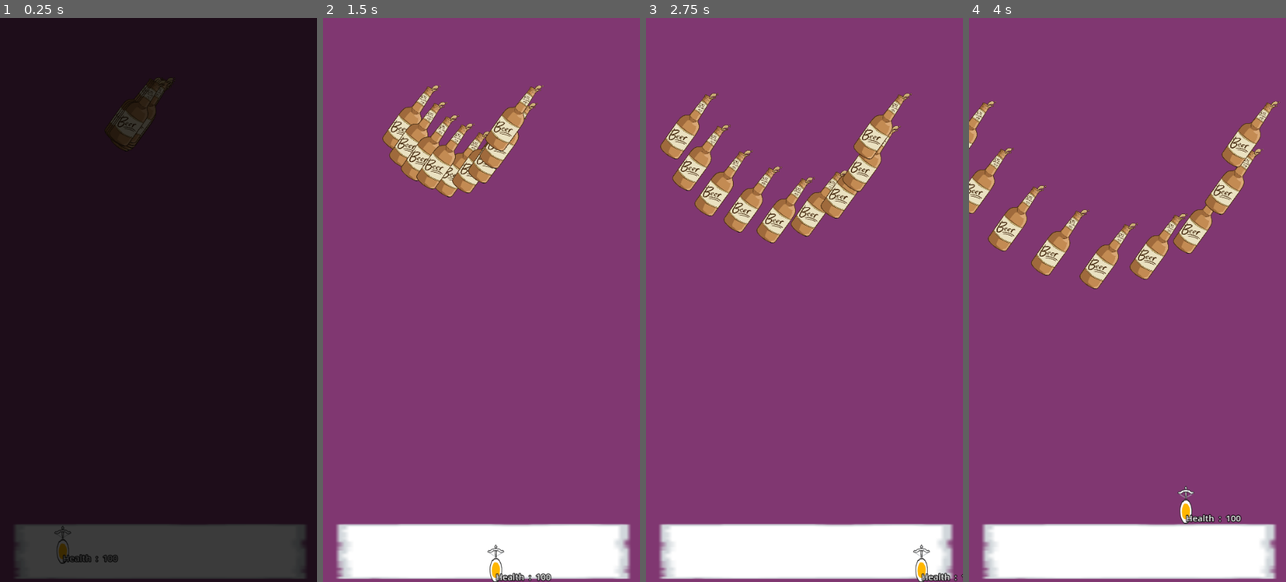
Above: before the commit, frames 1-4 (left to right).
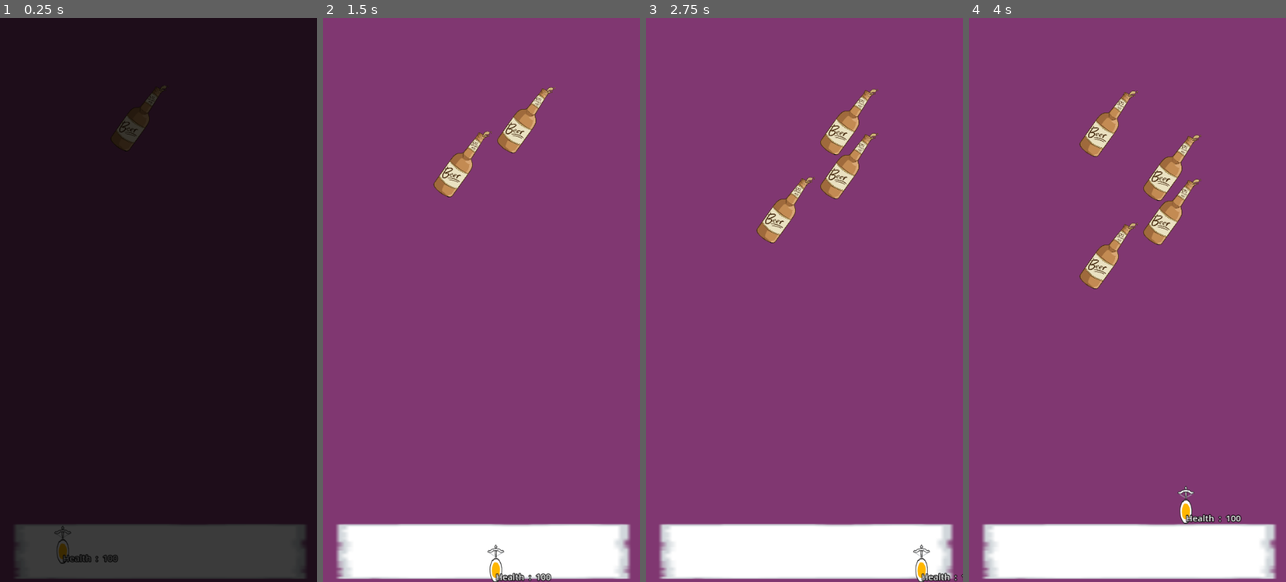
Above: after the commit, the same moments.

Repository: danmiltenberger/GlobalGameJam
Game: Godot game, scene res://LevelControl/root.tscn
The game is run twice, just before and just after one commit, with the same random seed, the same clock (stepped at 60 frames per second) and the same inputs.
Inputs:
- Up to frame 1 (0.25 s): no input
- Up to frame 2 (1.5 s): hold Right (ui_right) 0.53-1.28 s; hold Down (ui_down) from 1.28 s (still down)
- Up to frame 3 (2.75 s): release Down (ui_down) at 2.03 s; hold Right (ui_right) from 2.03 s (still down)
- Up to frame 4 (4 s): release Right (ui_right) at 2.78 s; hold Up (ui_up) 2.78-3.53 s; hold Left (ui_left) from 3.53 s (still down)

The runs differ from the first frame. In frame 1, 0.3% of the frame differs, in the area x 34-55%, y 10-24%; in frame 2, 4.4%; in frame 3, 6.1%; in frame 4, 6.9%, in the area x 0-99%, y 12-47%.

Commit message:
added sine projectile sender

Diff:
--- a/HecklerHandler.gd
+++ b/HecklerHandler.gd
@@ -64,5 +64,16 @@
 		await get_tree().create_timer(spacing_sec).timeout
 
 func send_sinusoidal(number: int, proj: PackedScene, spacing_sec: float):
+	var projectile: Projectile
+	var amplitude: float = 1000 # pixels
+	var angle_spacing : int = 60
+	for i in range(number):
+		# create and organize
+		projectile = proj.instantiate()
+		add_child(projectile)
 
+		# the direction (down) doesn't change, but the position does
+		projectile.position.x = amplitude * sin(deg_to_rad(angle_spacing * i))
+
+		await get_tree().create_timer(spacing_sec).timeout
 	pass
--- a/Levels/Level.gd
+++ b/Levels/Level.gd
@@ -7,4 +7,4 @@
 
 
 func _ready() -> void:
-	heckler_handler.send_projectiles("circle", 9, "beer_can", 0)
+	heckler_handler.send_projectiles("sine", 30, "beer_can", 1.2)
